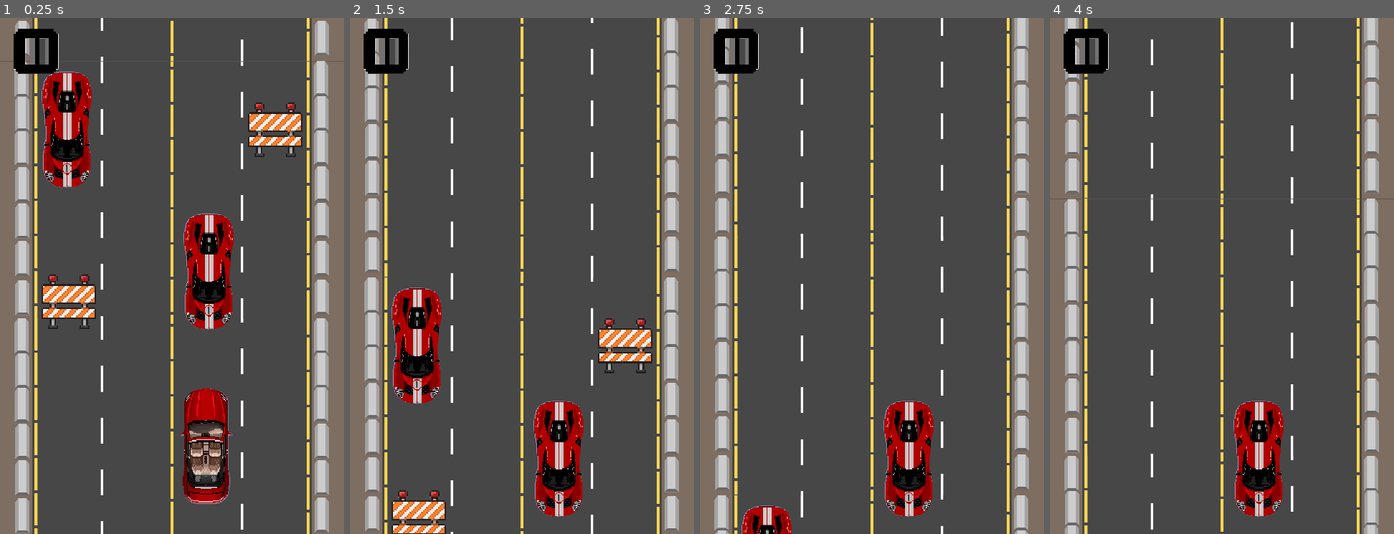
Above: before the commit, frames 1-4 (left to right).
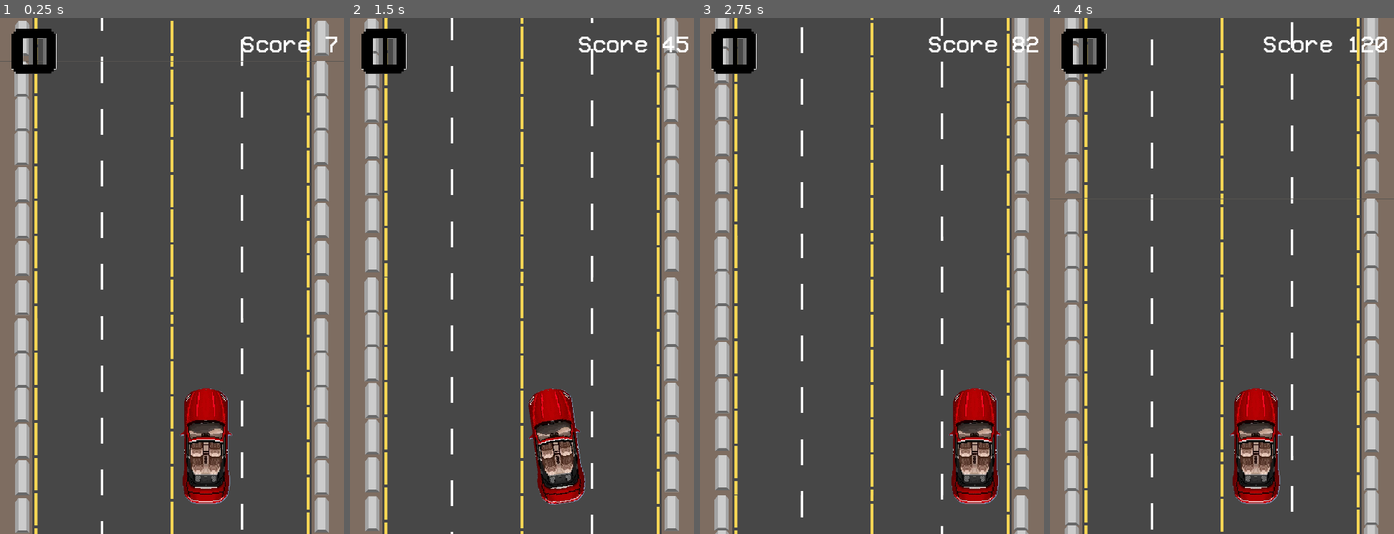
Above: after the commit, the same moments.

Repository: Maxsonin/Race-Game-for-Hackathon
Game: Godot game, scene res://scene/main/main.tscn
Same seed, same stepped clock (60 frames per second), same inputs: the game is played once before the commit and once after it. This scene is started directly instead of the project's main scene.
Inputs:
- Up to frame 1 (0.25 s): no input
- Up to frame 2 (1.5 s): hold D (MoveRight) 0.53-1.28 s; hold A (MoveLeft) from 1.28 s (still down)
- Up to frame 3 (2.75 s): release A (MoveLeft) at 2.03 s; hold D (MoveRight) from 2.03 s (still down)
- Up to frame 4 (4 s): release D (MoveRight) at 3.53 s; hold A (MoveLeft) from 3.53 s (still down)

The runs differ from the first frame. In frame 1, 8.6% of the frame differs, in the area x 3-99%, y 2-61%; in frame 2, 8.6%, in the area x 3-99%, y 2-100%; in frame 3, 6.9%; in frame 4, 3.6%.

Commit message:
fixed everything

Diff:
--- a/MainMenu.tscn
+++ /dev/null
@@ -1,7 +0,0 @@
-[gd_scene format=3 uid="uid://camtw01co555i"]
-
-[node name="MainMenu" type="Node2D"]
-
-[node name="Panel" type="Panel" parent="."]
-offset_right = 160.0
-offset_bottom = 240.0
--- a/main.gd
+++ /dev/null
@@ -1,38 +0,0 @@
-extends Node
-
-@onready var car = $Car
-
-const VALUE_NEEDED_TO_CHANGE_ROAD = 32
-const TIME_NEEDED_TO_CHANGE_ROAD = 1
-
-var target_position_x: float = 0
-var target_rotation: float = 0
-
-var move_speed: float = 0
-var rotate_speed: float = 0
-
-func _ready():
-	pass
-
-func _process(delta):
-	if Input.is_action_just_pressed("MoveRight") and car.position.x < 120:
-		target_position_x = car.position.x + VALUE_NEEDED_TO_CHANGE_ROAD
-		move_speed = (VALUE_NEEDED_TO_CHANGE_ROAD / TIME_NEEDED_TO_CHANGE_ROAD)
-		target_rotation = 15
-		rotate_speed = (15 / TIME_NEEDED_TO_CHANGE_ROAD)
-	elif Input.is_action_just_pressed("MoveLeft") and car.position.x > 62:
-		target_position_x = car.position.x - VALUE_NEEDED_TO_CHANGE_ROAD
-		move_speed = (VALUE_NEEDED_TO_CHANGE_ROAD / TIME_NEEDED_TO_CHANGE_ROAD)
-		target_rotation = -15
-		rotate_speed = (15 / TIME_NEEDED_TO_CHANGE_ROAD)
-
-	if move_speed > 0:
-		car.position.x = lerp(car.position.x, target_position_x, move_speed * delta)
-		car.rotation_degrees = lerp(car.rotation_degrees, target_rotation, rotate_speed * delta)
-
-		# Check if the car has reached the target rotation
-		if abs(car.rotation_degrees - target_rotation) < 1.0:
-			# Reset target rotation and position
-			target_rotation = 0
-			target_position_x = car.position.x  # You may need to adjust this depending on your game logic
-			move_speed = (VALUE_NEEDED_TO_CHANGE_ROAD / TIME_NEEDED_TO_CHANGE_ROAD)  # Reset move speed as well
--- a/main.tscn
+++ /dev/null
@@ -1,84 +0,0 @@
-[gd_scene load_steps=12 format=3 uid="uid://psf0b7wkagio"]
-
-[ext_resource type="PackedScene" uid="uid://csg7h2gw70il0" path="res://player_car/car.tscn" id="1_4gxa1"]
-[ext_resource type="Script" path="res://main.gd" id="1_eq3eq"]
-[ext_resource type="PackedScene" uid="uid://wdk54g4eoif" path="res://road/road.tscn" id="2_i6rvc"]
-[ext_resource type="Script" path="res://player_car/car.gd" id="5_8x4oh"]
-[ext_resource type="Texture2D" uid="uid://cofacbm5grmy6" path="res://imgs/buttons/pause.png" id="7_2qo1l"]
-[ext_resource type="Script" path="res://PauseTSB.gd" id="8_jwny4"]
-[ext_resource type="FontFile" uid="uid://chflfac1g7d6v" path="res://fonts/VCR_OSD_MONO_1.001.ttf" id="8_q6f8b"]
-[ext_resource type="PackedScene" uid="uid://dbermyk47ak70" path="res://obstacles/obstacles_generator.tscn" id="9_5dyrf"]
-
-[sub_resource type="RectangleShape2D" id="RectangleShape2D_hqm6q"]
-
-[sub_resource type="RectangleShape2D" id="RectangleShape2D_uowd2"]
-size = Vector2(165, 165)
-
-[sub_resource type="GDScript" id="GDScript_i23qc"]
-script/source = "extends Label
-
-# Called when the node enters the scene tree for the first time.
-func _ready():
-	pass # Replace with function body.
-
-# Called every frame. 'delta' is the elapsed time since the previous frame.
-func _process(delta):
-	text= \"Score \"+str(int($\"../../Car\".point))
-	pass
-"
-
-[node name="GameScene" type="Node"]
-script = ExtResource("1_eq3eq")
-
-[node name="Car" parent="." instance=ExtResource("1_4gxa1")]
-unique_name_in_owner = true
-position = Vector2(96, 199)
-script = ExtResource("5_8x4oh")
-
-[node name="Road" parent="." instance=ExtResource("2_i6rvc")]
-
-[node name="Control" type="Control" parent="."]
-layout_mode = 3
-anchors_preset = 15
-anchor_right = 1.0
-anchor_bottom = 1.0
-grow_horizontal = 2
-grow_vertical = 2
-size_flags_horizontal = 4
-
-[node name="ToRightTSB" type="TouchScreenButton" parent="Control"]
-position = Vector2(120, 120)
-scale = Vector2(4, 12)
-shape = SubResource("RectangleShape2D_hqm6q")
-action = "MoveRight"
-
-[node name="ToLeftTSB" type="TouchScreenButton" parent="Control"]
-position = Vector2(40, 120)
-scale = Vector2(4, 12)
-shape = SubResource("RectangleShape2D_hqm6q")
-action = "MoveLeft"
-
-[node name="PauseTSB" type="TouchScreenButton" parent="Control"]
-position = Vector2(4, 4)
-scale = Vector2(0.138, 0.138)
-texture_normal = ExtResource("7_2qo1l")
-texture_pressed = ExtResource("7_2qo1l")
-shape = SubResource("RectangleShape2D_uowd2")
-action = "Pause"
-script = ExtResource("8_jwny4")
-
-[node name="ObstaclesGenerator" parent="." instance=ExtResource("9_5dyrf")]
-
-[node name="CanvasLayer" type="CanvasLayer" parent="."]
-
-[node name="Label" type="Label" parent="CanvasLayer"]
-offset_left = 72.0
-offset_top = 1.0
-offset_right = 158.0
-offset_bottom = 24.0
-theme_override_fonts/font = ExtResource("8_q6f8b")
-theme_override_font_sizes/font_size = 11
-text = "point 100"
-horizontal_alignment = 2
-vertical_alignment = 1
-script = SubResource("GDScript_i23qc")
--- a/pauseMenu.tscn
+++ /dev/null
@@ -1,45 +0,0 @@
-[gd_scene load_steps=4 format=3 uid="uid://bi8ir6lxla51p"]
-
-[ext_resource type="FontFile" uid="uid://chflfac1g7d6v" path="res://fonts/VCR_OSD_MONO_1.001.ttf" id="1_b4ko6"]
-[ext_resource type="Texture2D" uid="uid://bn5wedmcrc878" path="res://imgs/buttons/continue.png" id="2_w6rnb"]
-
-[sub_resource type="RectangleShape2D" id="RectangleShape2D_fhb15"]
-size = Vector2(450, 174)
-
-[node name="PauseMenu" type="Node2D"]
-
-[node name="Panel" type="Panel" parent="."]
-offset_right = 160.0
-offset_bottom = 240.0
-size_flags_vertical = 4
-
-[node name="Label" type="Label" parent="Panel"]
-texture_filter = 5
-texture_repeat = 1
-layout_mode = 1
-anchors_preset = 5
-anchor_left = 0.5
-anchor_right = 0.5
-offset_left = -80.0
-offset_top = 52.0
-offset_right = 80.0
-offset_bottom = 81.0
-grow_horizontal = 2
-theme_override_fonts/font = ExtResource("1_b4ko6")
-theme_override_font_sizes/font_size = 30
-text = "PAUSE
-"
-horizontal_alignment = 1
-vertical_alignment = 1
-uppercase = true
-
-[node name="TouchScreenButton" type="TouchScreenButton" parent="Panel"]
-texture_filter = 1
-position = Vector2(39, 84)
-scale = Vector2(0.185, 0.185)
-texture_normal = ExtResource("2_w6rnb")
-texture_pressed = ExtResource("2_w6rnb")
-shape = SubResource("RectangleShape2D_fhb15")
-action = "Pause"
-
-[node name="TouchScreenButton2" type="TouchScreenButton" parent="Panel"]
--- a/scene/main/main.tscn
+++ b/scene/main/main.tscn
@@ -1,35 +1,90 @@
-[gd_scene load_steps=11 format=3 uid="uid://psf0b7wkagio"]
+[gd_scene load_steps=13 format=3 uid="uid://b2vj6m7jldfcq"]
 
 [ext_resource type="PackedScene" uid="uid://csg7h2gw70il0" path="res://player_car/car.tscn" id="1_4gxa1"]
-[ext_resource type="Script" path="res://scene/main/main.gd" id="1_eq3eq"]
 [ext_resource type="PackedScene" uid="uid://wdk54g4eoif" path="res://road/road.tscn" id="2_i6rvc"]
-[ext_resource type="PackedScene" uid="uid://c7ecwvcki3wrx" path="res://obstacles/car_obstacle.tscn" id="4_lc55x"]
 [ext_resource type="Script" path="res://player_car/car.gd" id="5_8x4oh"]
-[ext_resource type="PackedScene" uid="uid://di42gx55ot2rl" path="res://obstacles/sign_obstacle.tscn" id="5_blijo"]
+[ext_resource type="Script" path="res://PauseTSB.gd" id="5_15ypm"]
+[ext_resource type="PackedScene" uid="uid://dbermyk47ak70" path="res://obstacles/obstacles_generator.tscn" id="6_s2b05"]
 [ext_resource type="Texture2D" uid="uid://cofacbm5grmy6" path="res://imgs/buttons/pause.png" id="7_2qo1l"]
+[ext_resource type="FontFile" uid="uid://chflfac1g7d6v" path="res://fonts/VCR_OSD_MONO_1.001.ttf" id="7_c0mvp"]
 [ext_resource type="PackedScene" uid="uid://cpt2foh0u5av1" path="res://scene/pause/pauseMenu.tscn" id="9_mlxa2"]
 
-[sub_resource type="RectangleShape2D" id="RectangleShape2D_hqm6q"]
+[sub_resource type="GDScript" id="GDScript_pc3e8"]
+script/source = "extends Node
+
+@onready var car = $Car
+@onready var pause_menu = %PauseMenu
+
+var paused = false
+
+const VALUE_NEEDED_TO_CHANGE_ROAD = 32
+const TIME_NEEDED_TO_CHANGE_ROAD = 1
+
+var target_position_x: float = 0
+var target_rotation: float = 0
+
+var move_speed: float = 0
+var rotate_speed: float = 0
+
+func _ready():
+	pass
+
+func _process(delta):
+	if Input.is_action_just_pressed(\"Pause\"):
+		pauseManu()
+	elif Input.is_action_just_pressed(\"MoveRight\") and car.position.x < 120:
+		target_position_x = car.position.x + VALUE_NEEDED_TO_CHANGE_ROAD
+		move_speed = (VALUE_NEEDED_TO_CHANGE_ROAD / TIME_NEEDED_TO_CHANGE_ROAD)
+		target_rotation = 15
+		rotate_speed = (15 / TIME_NEEDED_TO_CHANGE_ROAD)
+	elif Input.is_action_just_pressed(\"MoveLeft\") and car.position.x > 62:
+		target_position_x = car.position.x - VALUE_NEEDED_TO_CHANGE_ROAD
+		move_speed = (VALUE_NEEDED_TO_CHANGE_ROAD / TIME_NEEDED_TO_CHANGE_ROAD)
+		target_rotation = -15
+		rotate_speed = (15 / TIME_NEEDED_TO_CHANGE_ROAD)
+
+	if move_speed > 0:
+		car.position.x = lerp(car.position.x, target_position_x, move_speed * delta)
+		car.rotation_degrees = lerp(car.rotation_degrees, target_rotation, rotate_speed * delta)
+
+		# Check if the car has reached the target rotation
+		if abs(car.rotation_degrees - target_rotation) < 1.0:
+			# Reset target rotation and position
+			target_rotation = 0
+			target_position_x = car.position.x  # You may need to adjust this depending on your game logic
+			move_speed = (VALUE_NEEDED_TO_CHANGE_ROAD / TIME_NEEDED_TO_CHANGE_ROAD)  # Reset move speed as well
+
+func pauseManu():
+	if paused:
+		pause_menu.hide()
+		Engine.time_scale = 1
+	else:
+		pause_menu.show()
+		Engine.time_scale = 0
+
+	paused = !paused
+"
 
 [sub_resource type="RectangleShape2D" id="RectangleShape2D_uowd2"]
 size = Vector2(165, 165)
 
+[sub_resource type="GDScript" id="GDScript_i23qc"]
+script/source = "extends Label
+
+# Called when the node enters the scene tree for the first time.
+func _ready():
+	pass # Replace with function body.
+
+# Called every frame. 'delta' is the elapsed time since the previous frame.
+func _process(delta):
+	text= \"Score \"+str(int($\"../../Car\".point))
+	pass
+"
+
+[sub_resource type="RectangleShape2D" id="RectangleShape2D_hqm6q"]
+
 [node name="GameScene" type="Node"]
-script = ExtResource("1_eq3eq")
-
-[node name="Obstacles" type="Node" parent="."]
-
-[node name="CarObstacle" parent="Obstacles" instance=ExtResource("4_lc55x")]
-position = Vector2(31, 32)
-
-[node name="CarObstacle2" parent="Obstacles" instance=ExtResource("4_lc55x")]
-position = Vector2(97, 98)
-
-[node name="sign_obstacle" parent="Obstacles" instance=ExtResource("5_blijo")]
-position = Vector2(128, 32)
-
-[node name="sign_obstacle2" parent="Obstacles" instance=ExtResource("5_blijo")]
-position = Vector2(32, 112)
+script = SubResource("GDScript_pc3e8")
 
 [node name="Car" parent="." instance=ExtResource("1_4gxa1")]
 unique_name_in_owner = true
@@ -37,6 +92,29 @@
 script = ExtResource("5_8x4oh")
 
 [node name="Road" parent="." instance=ExtResource("2_i6rvc")]
+
+[node name="PauseTSB" type="TouchScreenButton" parent="."]
+position = Vector2(4, 4)
+scale = Vector2(0.138, 0.138)
+texture_normal = ExtResource("7_2qo1l")
+texture_pressed = ExtResource("7_2qo1l")
+shape = SubResource("RectangleShape2D_uowd2")
+action = "Pause"
+script = ExtResource("5_15ypm")
+
+[node name="CanvasLayer" type="CanvasLayer" parent="."]
+
+[node name="Label" type="Label" parent="CanvasLayer"]
+offset_left = 72.0
+offset_top = 1.0
+offset_right = 158.0
+offset_bottom = 24.0
+theme_override_fonts/font = ExtResource("7_c0mvp")
+theme_override_font_sizes/font_size = 11
+text = "point 100"
+horizontal_alignment = 2
+vertical_alignment = 1
+script = SubResource("GDScript_i23qc")
 
 [node name="Control" type="Control" parent="."]
 layout_mode = 3
@@ -59,16 +137,8 @@
 shape = SubResource("RectangleShape2D_hqm6q")
 action = "MoveLeft"
 
+[node name="ObstaclesGenerator" parent="." instance=ExtResource("6_s2b05")]
+
 [node name="PauseMenu" parent="." instance=ExtResource("9_mlxa2")]
 unique_name_in_owner = true
 visible = false
-
-[node name="PauseTSB" type="TouchScreenButton" parent="."]
-position = Vector2(5, 4)
-scale = Vector2(0.138, 0.138)
-texture_normal = ExtResource("7_2qo1l")
-texture_pressed = ExtResource("7_2qo1l")
-shape = SubResource("RectangleShape2D_uowd2")
-action = "Pause"
-
-[connection signal="pressed" from="PauseTSB" to="." method="_on_pause_tsb_pressed"]
--- a/scene/pause/pauseMenu.tscn
+++ b/scene/pause/pauseMenu.tscn
@@ -14,11 +14,13 @@
 [node name="PauseMenu" type="Node2D"]
 
 [node name="Panel" type="Panel" parent="."]
+z_index = 6
 offset_right = 160.0
 offset_bottom = 240.0
 size_flags_vertical = 4
 
 [node name="Label" type="Label" parent="Panel"]
+z_index = 6
 texture_filter = 5
 texture_repeat = 1
 layout_mode = 1
@@ -46,7 +48,7 @@
 
 [node name="continueTSB" type="TouchScreenButton" parent="Panel/Control"]
 unique_name_in_owner = true
-z_index = 3
+z_index = 6
 texture_filter = 1
 position = Vector2(39, 84)
 scale = Vector2(0.185, 0.185)
@@ -57,6 +59,7 @@
 
 [node name="manuTSB" type="TouchScreenButton" parent="Panel/Control"]
 unique_name_in_owner = true
+z_index = 6
 position = Vector2(41, 119)
 scale = Vector2(0.144, 0.144)
 texture_normal = ExtResource("4_l8gbf")
